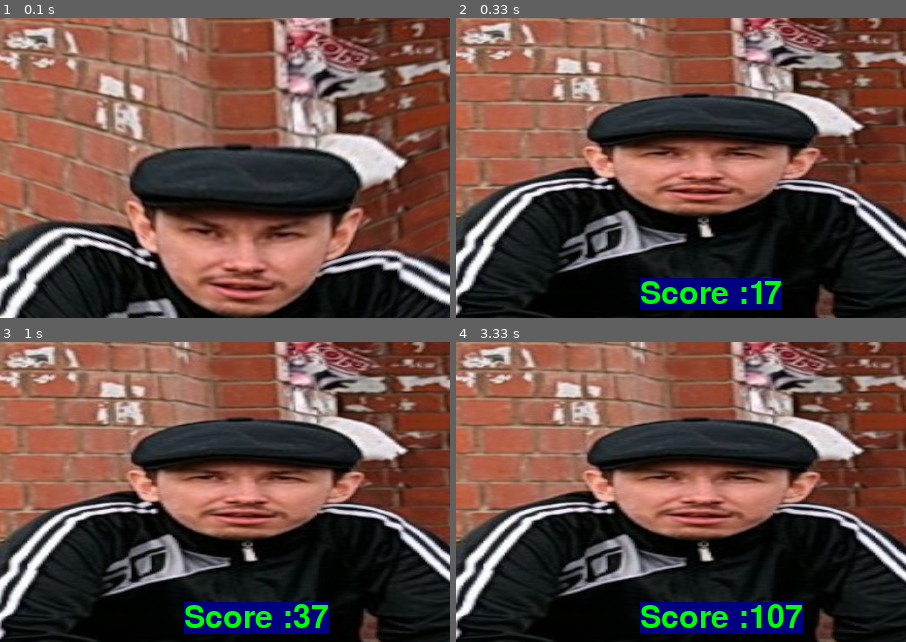
Above: before the commit, frames 1-4 (two rows, left to right).
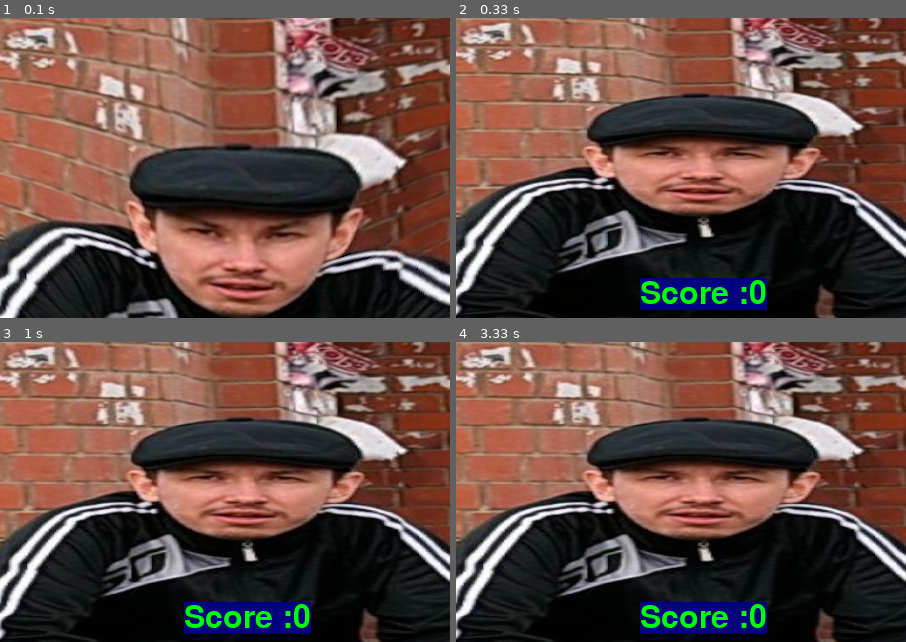
Above: after the commit, the same moments.

Repository: Nijinskyvich/Skwat
Game: pygame game, started from Tim/PygameWindow.py
The game is run twice, just before and just after one commit, with the same random seed, the same clock (stepped at 60 frames per second) and the same inputs.
Inputs:
- Up to frame 1 (0.1 s): no input
- Up to frame 2 (0.33 s): no input
- Up to frame 3 (1 s): no input
- Up to frame 4 (3.33 s): no input
The pictures show only the part of the screen within x 24-74%, y 4-54%; the shares and areas given below are measured in that part.

Frame 1 is identical in both runs. In frame 2, 0.6% of the frame differs, in the area x 65-73%, y 86-98%; in frame 3, 0.5%; in frame 4, 1.1%, in the area x 65-78%, y 86-98%.

Commit message:
added buffer

Diff:
--- a/Tim/PygameWindow.py
+++ b/Tim/PygameWindow.py
@@ -51,7 +51,7 @@
 
     display_surface.blit(text, textRect)
     pygame.display.update()
-    score+=1
+    #score+=1
     text = font.render('Score :' + str(score), True, green, blue)
     for event in pygame.event.get():
         if event.type == pygame.QUIT:
--- a/skwat.py
+++ b/skwat.py
@@ -68,15 +68,18 @@
 done = False
 running = True
 score = 0
-
+squat_buffer = 0
 
 for i in range(100):
     line = ser.readline()
+    if squat_buffer >= 0:
+        squat_buffer -=1
     if line:
         string = line.decode().strip()
         if string == "Squat":
-            display_surface.blit(imp2, (0,0))
-            pygame.display.update()
+            squat_buffer = 2
+            #display_surface.blit(imp2, (0,0))
+            #pygame.display.update()
             squat_time_now = time.time()
 
             # find index of closest beat
@@ -111,6 +114,9 @@
             squat_time = squat_time_now
 
         if string == "PushUp":
+            squat_buffer = 2
+            #display_surface.blit(imp2, (0,0))
+            #pygame.display.update()
             pushup_time_now = time.time()
 
             index, value = min(enumerate(beat_times), key=lambda x: abs(x[1] - time.time() + start_song_time))
@@ -140,7 +146,10 @@
 
 
     #Put voice generation bit here
-    display_surface.blit(imp, (0,0))
+    if squat_buffer == 1:
+        display_surface.blit(imp2, (0,0))
+    else:
+        display_surface.blit(imp, (0,0))
 
     display_surface.blit(text, textRect)
     pygame.display.update()
